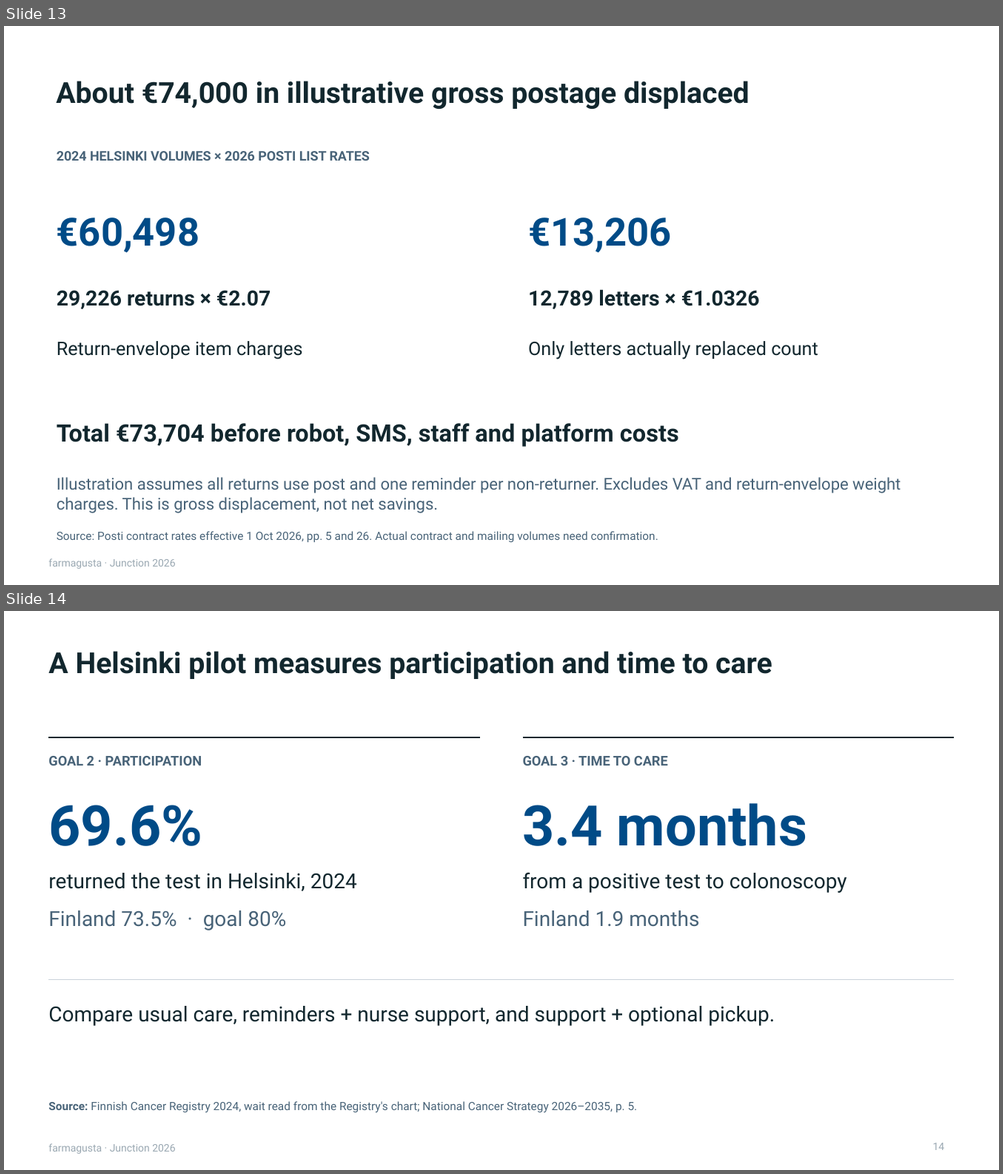
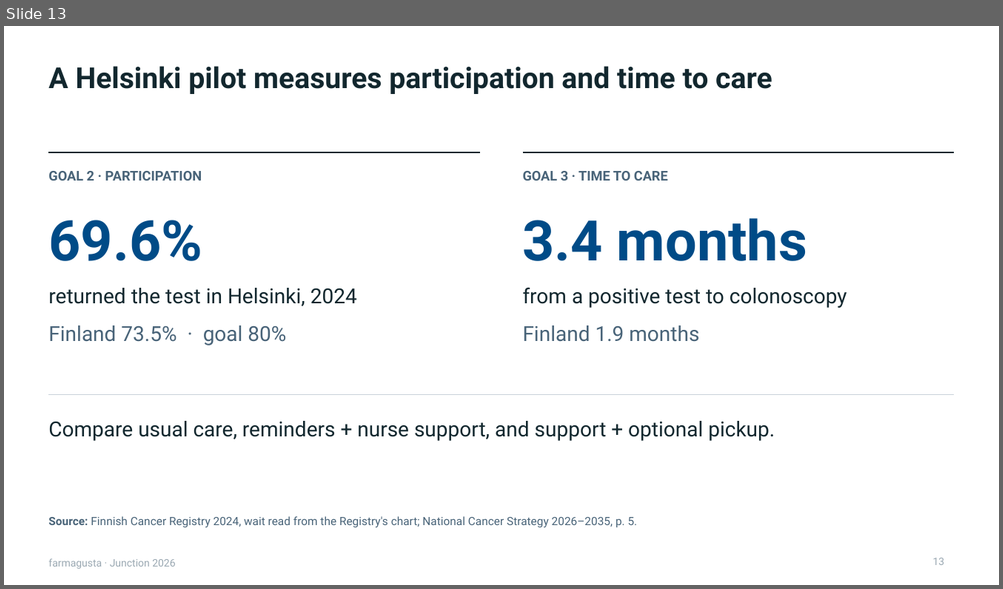
Before and after one commit to rromppanen/junction26, a slide deck: docs/pitch/farmagusta-screening-attendance.pptx. Shown one above the other, each under a label of ours: slides 13 and 14 before the commit, slide 13 after it. The pictures are 1003x1174 and 1003x589 pixels, drawn with LibreOffice and Linux fonts; fonts in the diff are those of the drawing. Boxes give left, top, right and bottom in pixels: in the first picture for what was removed or moved away, otherwise in the second. Text is boxed around its words. In the diff, an @@ line names an element or a change of style, - is before the commit and + after.

```diff
--- a/docs/pitch/farmagusta-screening-attendance.pptx
+++ b/docs/pitch/farmagusta-screening-attendance.pptx
@@ slide 13 removed at <box>4,26,999,585</box>, background #FFFFFF; not listed: 1 template element that a slide beside it also shows @@
@@ text removed at <box>56,81,749,109</box> @@
-About €74,000 in illustrative gross postage displaced
@@ text removed at <box>57,151,370,161</box> @@
-2024 HELSINKI VOLUMES × 2026 POSTI LIST RATES
@@ text removed at <box>57,218,199,253</box> @@
-€60,498
@@ text removed at <box>528,218,671,253</box> @@
-€13,206
@@ text removed at <box>57,290,270,309</box> @@
-29,226 returns × €2.07
@@ text removed at <box>528,289,760,309</box> @@
-12,789 letters × €1.0326
@@ text removed at <box>57,341,303,360</box> @@
-Return-envelope item charges
@@ text removed at <box>528,341,818,360</box> @@
-Only letters actually replaced count
@@ text removed at <box>57,423,679,447</box> @@
-Total €73,704 before robot, SMS, staff and platform costs
@@ text removed at <box>57,477,900,514</box> @@
-Illustration assumes all returns use post and one reminder per non-returner. Excludes VAT and return-envelope weight charges. This is gross displacement, not net savings.
@@ text removed at <box>57,531,658,543</box> @@
-Source: Posti contract rates effective 1 Oct 2026, pp. 5 and 26. Actual contract and mailing volumes need confirmation.
@@ what was slide 14 is now slide 13 @@
@@ page number at <box>933,558,945,565</box>: text changed @@
-14
+13
```
Also in this commit, not shown: 1 slide changed.
